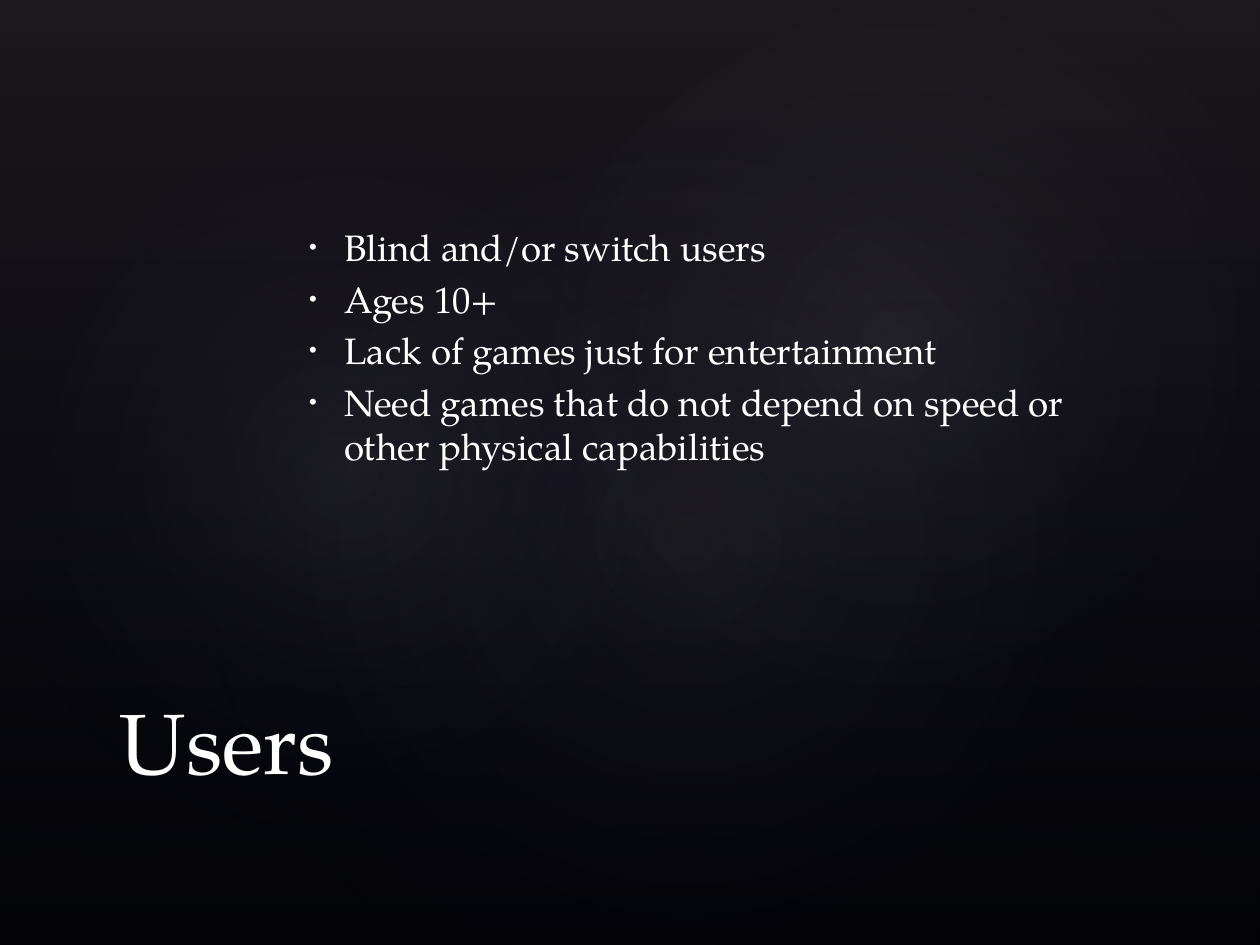
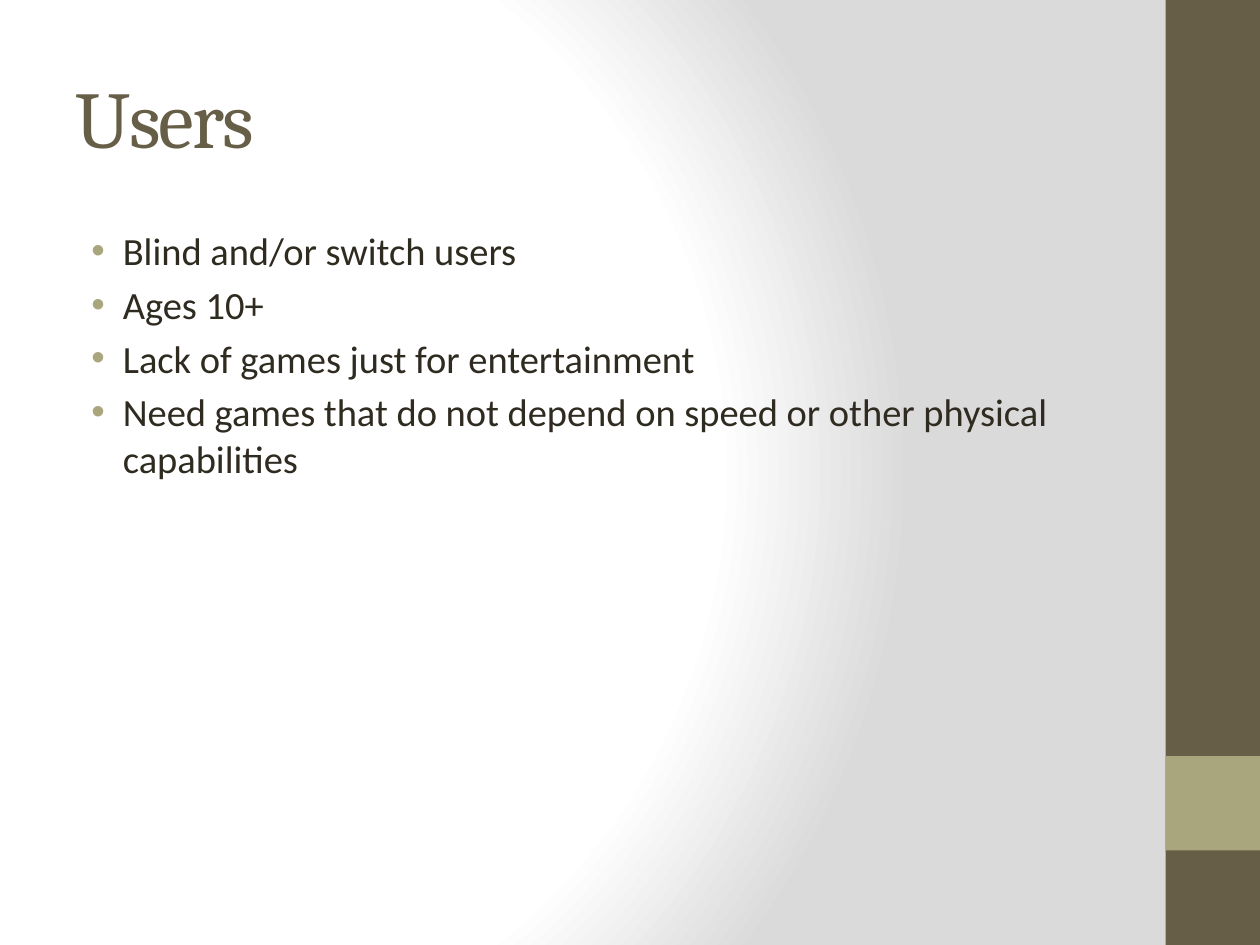
Before and after one commit to richardallred/523RPG, a slide deck: slide 3 of demo.pptx. Drawn at 1260x945 pixels with LibreOffice and Linux fonts; fonts in the diff are those of the drawing; background and template pictures are left out. Boxes give left, top, right and bottom in pixels: in the first picture for what was removed or moved away, otherwise in the second. Text is boxed around its words. In the diff, an @@ line names an element or a change of style, - is before the commit and + after.

Commit message:
changed theme

```diff
--- a/demo.pptx
+++ b/demo.pptx
@@ background picture (left out) to gradient #FFFFFF to #DADADA @@
@@ rectangle removed at (x1=0, y1=0, x2=1260, y2=945) @@
@@ ellipse removed at (x1=0, y1=0, x2=782, y2=945) @@
@@ ellipse removed at (x1=57, y1=0, x2=1260, y2=945) @@
@@ ellipse removed at (x1=346, y1=0, x2=1260, y2=856) @@
@@ rectangle added at (x1=1166, y1=0, x2=1260, y2=945), fill #675E47 @@
@@ title "Users" moved from (x1=120, y1=714, x2=334, y2=776) to (x1=76, y1=94, x2=255, y2=149) @@
@@ title "Users" at (x1=76, y1=94, x2=255, y2=149): size 49 to 46 pt, font TeX Gyre Pagella to Cambria, text colour #FFFFFF to #675E47, letter spacing 0 to -1 pt; vertical alignment bottom to middle @@
@@ text "Blind and/or switch users" moved from (x1=344, y1=234, x2=1064, y2=471) to (x1=123, y1=238, x2=1047, y2=480) @@
@@ text "Blind and/or switch users" at (x1=123, y1=238, x2=1047, y2=480): size 21 to 22 pt, font TeX Gyre Pagella to Calibri, text colour #FFFFFF to #2F2B20; indent changed; vertical alignment middle to top @@
@@ rectangle added at (x1=1166, y1=756, x2=1260, y2=850), fill #A9A57C @@
```
Also in this commit, not shown: 5 other slides changed.
